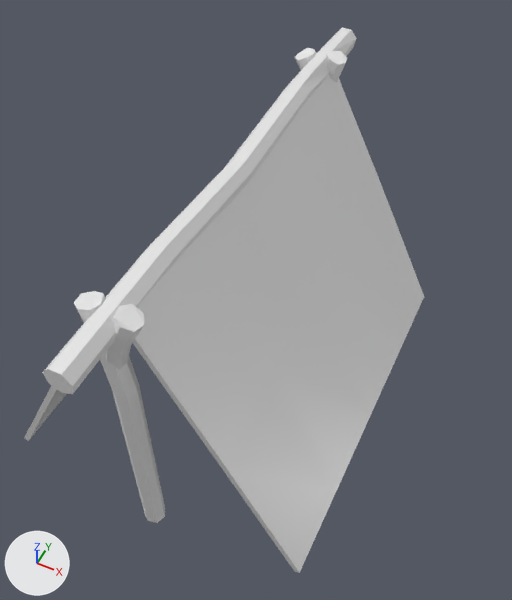
What one commit did to the Blender file HereWeSettleDown/Assets/Models/Houses/HouseTier1.blend.
Camera for both pictures: a 50 mm camera at (5.96, -11.22, 17.0) aimed at (0.41, -0.12, 3.13). The lights are fixed; the arrows at lower left show +X, +Y and +Z.
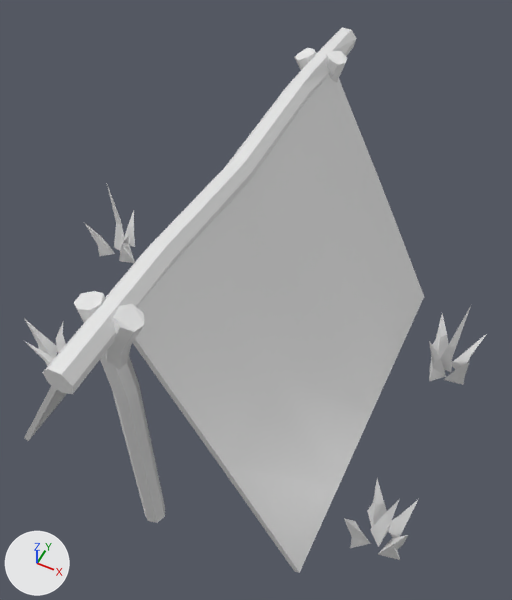
Pixel boxes [x1, y1, x2, y2] of what changed, in the pictures (512 x 600 px):
'Cone', added
    after: [344, 479, 419, 560]
'Cone.006', added
    after: [429, 306, 487, 385]
'Cone.014', added
    after: [85, 185, 135, 263]
'Cone.012', added
    after: [24, 318, 66, 366]
'Cylinder', unchanged, covered by the edit
    before: [74, 48, 347, 523]
    after: [295, 48, 347, 82]
'Cylinder.004', unchanged, uncovered by the edit
    after: [74, 291, 165, 523]

Diff of the bpy script that builds the scene:
```diff
--- a/HereWeSettleDown/Assets/Models/Houses/HouseTier1.blend.py
+++ b/HereWeSettleDown/Assets/Models/Houses/HouseTier1.blend.py
@@ me_cone_015 @@
+me_cone_015.from_pydata(...)  # 32 vertices, 28 faces; spans x -0.69..1.15, y -0.6..1.24, z -1.0..1.48
@@ me_cone_014 @@
+me_cone_014.from_pydata(...)  # 32 vertices, 28 faces; spans x -0.75..1.11, y -0.5..1.57, z -1.05..1.47
@@ me_cone_006 @@
+me_cone_006.from_pydata(...)  # 40 vertices, 35 faces; spans x -0.44..1.58, y -0.94..1.14, z -1.0..2.03
@@ me_cone @@
+me_cone.from_pydata(...)  # 40 vertices, 35 faces; spans x -0.44..1.46, y -0.72..1.25, z -1.0..1.49
@@ ob_cone_012 @@
+ob_cone_012 = bpy.data.objects.new('Cone.012', me_cone_015)
+ob_cone_012.location = (-4.7, -2.79, 0.88)
+ob_cone_012.rotation_euler = (0.0, 0.0, 1.721)  # degrees (0, 0, 99)
+ob_cone_012.scale = (0.929, 0.929, 0.929)
@@ ob_cone_014 @@
+ob_cone_014 = bpy.data.objects.new('Cone.014', me_cone_014)
+ob_cone_014.location = (-6.05, 2.49, 1.13)
+ob_cone_014.rotation_euler = (0.0, 0.0, 3.986)  # degrees (0, 0, 228)
+ob_cone_014.scale = (0.929, 0.929, 1.12)
@@ ob_cone_006 @@
+ob_cone_006 = bpy.data.objects.new('Cone.006', me_cone_006)
+ob_cone_006.location = (5.68, 2.29, 0.88)
+ob_cone_006.rotation_euler = (0.0, 0.0, 2.287)  # degrees (0, 0, 131)
+ob_cone_006.scale = (0.929, 0.929, 0.929)
@@ ob_cone @@
+ob_cone = bpy.data.objects.new('Cone', me_cone)
+ob_cone.location = (5.75, -3.48, 0.88)
+ob_cone.rotation_euler = (0.0, 0.0, 2.293)  # degrees (0, 0, 131)
+ob_cone.scale = (0.929, 0.929, 0.929)
```
